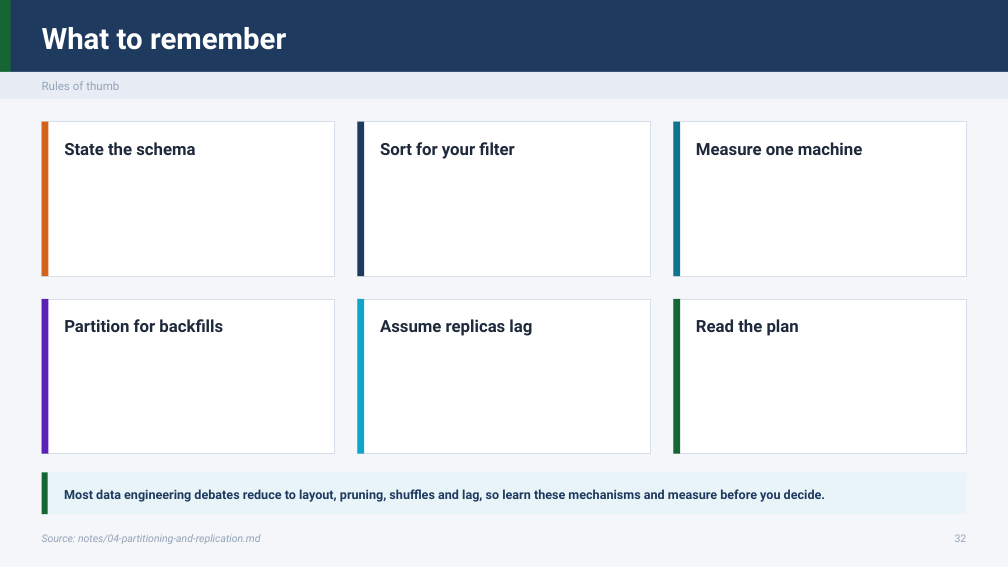
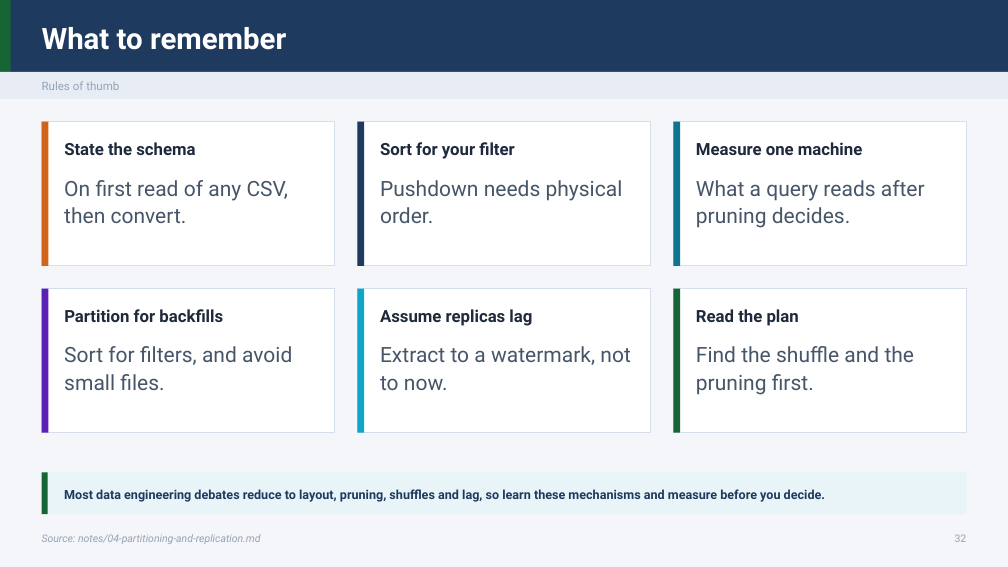
Before and after one commit to ramseywise/learn-ai-engineering, a slide deck: slide 32 of data-engineering/01-storage-and-compute-foundations/slides/storage-and-compute-foundations.pptx. Drawn at 1008x567 pixels with LibreOffice and Linux fonts; fonts in the diff are those of the drawing. Boxes give left, top, right and bottom in pixels: in the first picture for what was removed or moved away, otherwise in the second. Text is boxed around its words. In the diff, an @@ line names an element or a change of style, - is before the commit and + after.

```diff
--- a/data-engineering/01-storage-and-compute-foundations/slides/storage-and-compute-foundations.pptx
+++ b/data-engineering/01-storage-and-compute-foundations/slides/storage-and-compute-foundations.pptx
@@ rectangle: place and size @@
-rectangle at (42,122,335,276)
+rectangle at (42,122,335,266)
@@ rectangle: place and size @@
-rectangle at (42,122,48,276)
+rectangle at (42,122,48,266)
@@ rectangle: place and size @@
-rectangle at (358,122,651,276)
+rectangle at (358,122,651,266)
@@ rectangle: place and size @@
-rectangle at (358,122,364,276)
+rectangle at (358,122,364,266)
@@ rectangle: place and size @@
-rectangle at (674,122,967,276)
+rectangle at (674,122,967,266)
@@ rectangle: place and size @@
-rectangle at (674,122,681,276)
+rectangle at (674,122,681,266)
@@ text added at (64,180,288,223), 20 pt, text #475569 @@
+On first read of any CSV, then convert.
@@ text added at (380,180,623,223), 20 pt, text #475569 @@
+Pushdown needs physical order.
@@ text added at (696,180,925,228), 20 pt, text #475569 @@
+What a query reads after pruning decides.
@@ rectangle: place and size @@
-rectangle at (358,299,651,454)
+rectangle at (42,289,335,433)
@@ rectangle: place and size @@
-rectangle at (42,299,48,454)
+rectangle at (42,289,48,433)
@@ rectangle: place and size @@
-rectangle at (358,299,364,454)
+rectangle at (358,289,364,433)
@@ rectangle: place and size @@
-rectangle at (42,299,335,454)
+rectangle at (358,289,651,433)
@@ rectangle: place and size @@
-rectangle at (674,299,967,454)
+rectangle at (674,289,967,433)
@@ rectangle: place and size @@
-rectangle at (674,299,681,454)
+rectangle at (674,289,681,433)
@@ 3 texts: place and size @@
-3 texts at (64,319,799,336)
+3 texts at (64,309,799,326)
@@ text added at (64,346,292,390), 20 pt, text #475569 @@
+Sort for filters, and avoid small files.
@@ text added at (380,346,630,390), 20 pt, text #475569 @@
+Extract to a watermark, not to now.
@@ text added at (696,346,915,395), 20 pt, text #475569 @@
+Find the shuffle and the pruning first.
```
Also in this commit, not shown: 2 other slides changed, 1 slide added, 43 other files.
